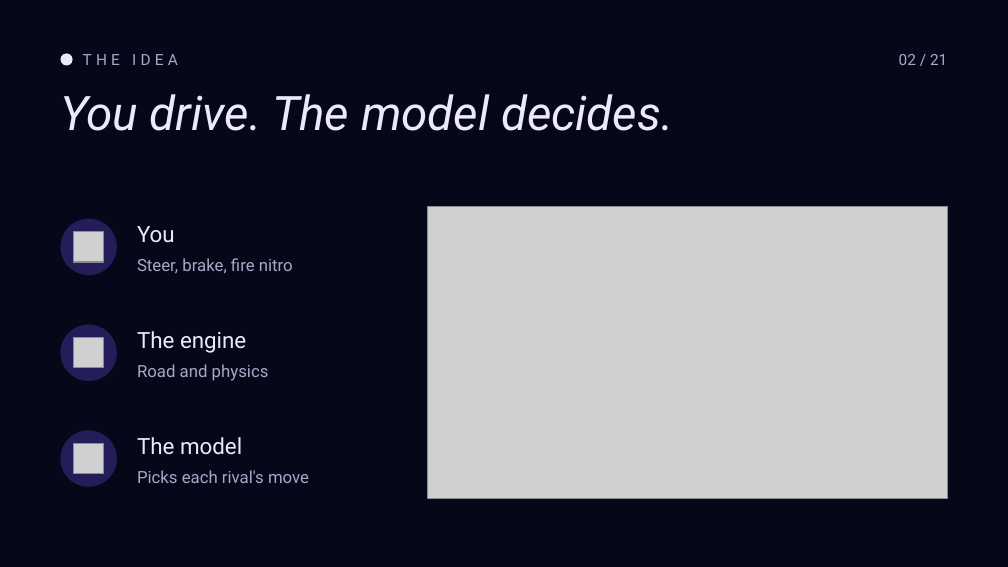
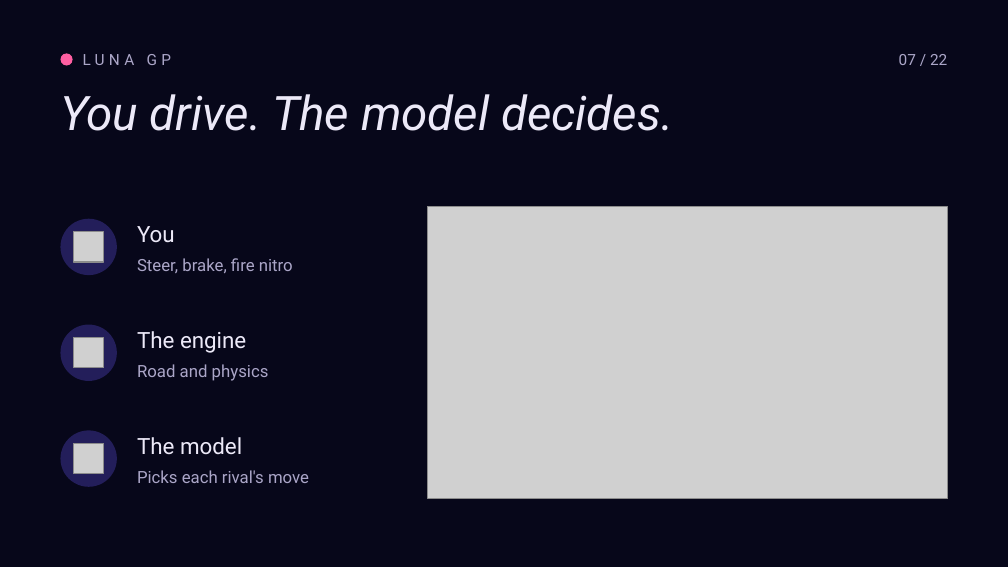
Before and after one commit to roryp/racing, a slide deck: slide 7 of docs/luna-gp-deck.pptx (slide 2 before the commit). Drawn at 1008x567 pixels with LibreOffice and Linux fonts; fonts in the diff are those of the drawing; grey boxes stand for pictures. Boxes give left, top, right and bottom in pixels: in the first picture for what was removed or moved away, otherwise in the second. Text is boxed around its words. In the diff, an @@ line names an element or a change of style, - is before the commit and + after.

```diff
--- a/docs/luna-gp-deck.pptx
+++ b/docs/luna-gp-deck.pptx
@@ ellipse at (60,53,73,66): fill #ECE9F8 to #FF5FA2 @@
@@ text at (83,54,171,65): text changed @@
-THE IDEA
+LUNA GP
@@ text at (899,54,947,65): text changed @@
-02 / 21
+07 / 22
```
Also in this commit, not shown: 14 other slides changed, 3 slides added, 2 slides removed, 2 other files.
